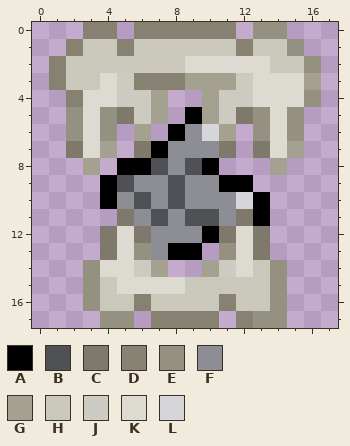
Two states of a pixel-art sprite, src/main/resources/assets/illagerrevolutionmod/textures/mob_effect/mauled.png. The picture above is the old version.
The file is 18x18 pixels. Colours within 5 levels of each other are drawn and written as one.
Palette (. is transparent): A #000000  B #505155  C #7f796b  D #878171  E #959180  F #8c8d95  G #a5a190  H #cac7bb  J #cccac1  K #dcdad1  L #d5d5da
After:
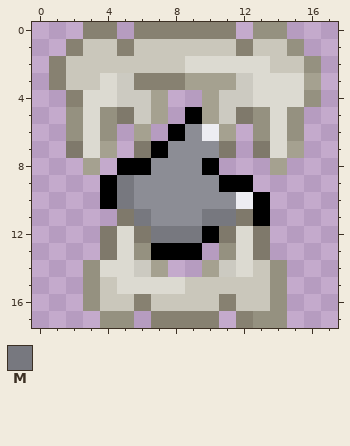
Colours new in this view: M #77787f
The commit says: Cambios menores
Edits made:
colour L: #d5d5da -> #ededf2
Changed rows in their new state; - is a pixel that keeps its letter.
first column x 5:
 8 --F-F--
 9 M--F---
10 MF-F---
11 -MF-FMM
12 --MMM--
13 --A----
